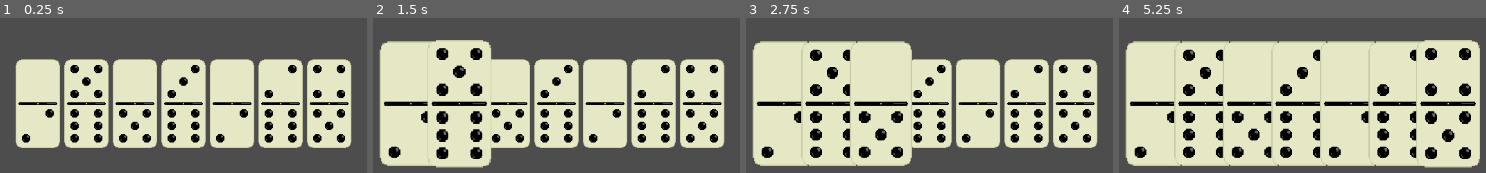
Above: before the commit, frames 1-4 (left to right).
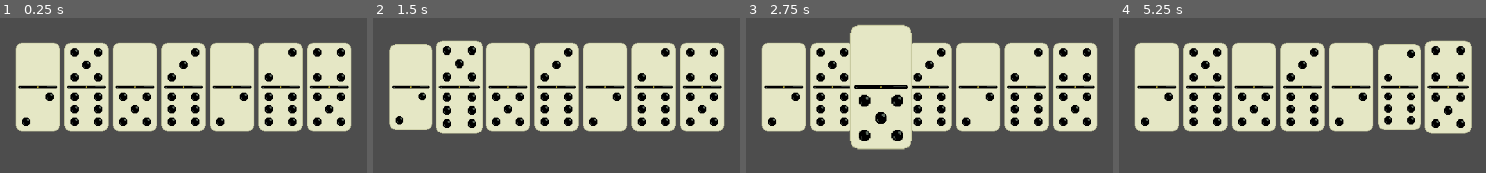
Above: after the commit, the same moments.

Repository: manuel051206/balatro-de-domino
Game: Godot game, scene res://_Scenes/Mesa.tscn
The game is run twice, just before and just after one commit, with the same random seed, the same clock (stepped at 60 frames per second) and the same inputs. Before the commit the project starts from res://_Scenes/MiMano.tscn.
Inputs (mouse positions are in pixels of both pictures, inside the frame that each line leads up to):
- Up to frame 1 (0.25 s): no input
- Up to frame 2 (1.5 s): tap Enter at 0.5 s; move the mouse to (409, 103) at 0.52 s; click (409, 103) at 0.67 s; tap Space at 1.25 s; move the mouse to (461, 103) at 1.27 s; click (461, 103) at 1.42 s
- Up to frame 3 (2.75 s): tap Enter at 2 s; move the mouse to (881, 103) at 2.02 s; click (881, 103) at 2.17 s
- Up to frame 4 (5.25 s): tap Space at 2.75, 4.25 s; move the mouse to (1302, 103) at 2.77 s; click (1302, 103) at 2.92 s; tap Enter at 3.5 s; move the mouse to (1350, 103) at 3.52 s; click (1350, 103) at 3.67 s; move the mouse to (1397, 103) at 4.27 s; click (1397, 103) at 4.42 s; move the mouse to (1449, 103) at 5.02 s; click (1449, 103) at 5.17 s

The runs differ from the first frame. In frame 1, 29% of the frame differs, in the area x 4-96%, y 16-84%; in frame 2, 35%; in frame 3, 35%; in frame 4, 45%, in the area x 1-99%, y 14-97%.

Commit message:
arreglando bugs y smoothing things out

Diff:
--- a/_Scenes/Ficha.tscn
+++ b/_Scenes/Ficha.tscn
@@ -5,7 +5,7 @@
 [sub_resource type="RectangleShape2D" id="RectangleShape2D_asnbu"]
 size = Vector2(64, 128)
 
-[node name="MiPrimerDomino" type="Area2D" unique_id=351979873]
+[node name="Ficha" type="Area2D" unique_id=351979873]
 script = ExtResource("1_8u3td")
 aumento_seleccion = 40.0
 
--- a/_Scenes/Main.tscn
+++ /dev/null
@@ -1,3 +0,0 @@
-[gd_scene format=3 uid="uid://k0pv3b6i88b7"]
-
-[node name="Main" type="Node2D" unique_id=1649123061]
--- /dev/null
+++ b/_Scenes/Mesa.tscn
@@ -0,0 +1,9 @@
+[gd_scene format=3 uid="uid://k0pv3b6i88b7"]
+
+[ext_resource type="PackedScene" uid="uid://cdy887fyg17a7" path="res://_Scenes/MiMano.tscn" id="1_v7eje"]
+
+[node name="Mesa" type="Node2D" unique_id=1649123061]
+
+[node name="Camera2D" type="Camera2D" parent="." unique_id=951271532]
+
+[node name="MiMano" parent="." unique_id=671859111 instance=ExtResource("1_v7eje")]
--- a/_Scenes/MiMano.tscn
+++ b/_Scenes/MiMano.tscn
@@ -1,6 +1,6 @@
 [gd_scene format=3 uid="uid://cdy887fyg17a7"]
 
-[ext_resource type="Script" uid="uid://dgmw6dp1o5k20" path="res://_Scenes/mi_mano.gd" id="1_xkj0r"]
+[ext_resource type="Script" uid="uid://dgmw6dp1o5k20" path="res://_Scripts/mi_mano.gd" id="1_xkj0r"]
 [ext_resource type="PackedScene" uid="uid://bff5ydu7g1erj" path="res://_Scenes/Ficha.tscn" id="2_1r63y"]
 
 [node name="MiMano" type="Node2D" unique_id=671859111]
--- a/_Scenes/Principal.tscn
+++ /dev/null
@@ -1,3 +0,0 @@
-[gd_scene format=3 uid="uid://nveokmu73aq5"]
-
-[node name="Node2D" type="Node2D" unique_id=855230522]
--- a/_Scenes/mi_mano.gd
+++ /dev/null
@@ -1,116 +0,0 @@
-extends Node2D
-
-# --- REFERENCIAS ---
-# Esto es una variable "vacía" que espera recibir un archivo .tscn
-@export var escena_ficha: PackedScene
-
-# --- CONFIGURACIÓN ---
-@export var carpeta_imagenes: String = "res://_art"
-@export var separacion_fichas: float = 70.0
-
-# --- ESTADO ---
-# Una lista para llevar la cuenta de los hijos que hemos creado
-var fichas_en_mano: Array = []
-
-func crear_ficha(v1: int, v2: int):
-	# 1. INSTANCIACIÓN (Usar el molde)
-	# Creamos una copia del molde en la Memoria RAM.
-	# Aún NO existe en el juego visualmente. Es un fantasma en la memoria.
-	var nueva_ficha = escena_ficha.instantiate()
-
-	# 2. EL ÁRBOL DE NODOS (Darle vida)
-	# Ahora la agregamos como hija de este nodo (Mano).
-	# En este momento, aparece en la pantalla (probablemente en la esquina 0,0).
-	add_child(nueva_ficha)
-
-	# La guardamos en nuestra lista personal
-	fichas_en_mano.append(nueva_ficha)
-
-	# 3. CARGA DINÁMICA DE RECURSOS (Buscar la imagen)
-	# Construimos el texto: "res://_art" + "/" + "0" + "-" + "1" + ".png"
-	var ruta_imagen = "%s/%d-%d.png" % [carpeta_imagenes, v1, v2]
-
-	# 'load()' va al disco duro, busca el archivo y lo sube a la RAM como Textura.
-	var textura_cargada = load(ruta_imagen)
-
-	# --- CONTROL DE ERRORES (Programación Defensiva) ---
-	# ¿Qué pasa si pides la ficha 9-9 y la imagen no existe? El juego explotaría.
-	# Con esto, evitamos el crash y nos avisa en la consola.
-	if textura_cargada == null:
-		push_error("¡CUIDADO! No encontré la imagen: " + ruta_imagen)
-		return # Abortamos la misión para esta ficha
-
-	# 4. INYECCIÓN DE DEPENDENCIAS
-	# Llamamos a la función 'setup' que creamos en el paso anterior.
-	# Le damos su cerebro (números) y su ropa (textura).
-	nueva_ficha.setup(v1, v2, textura_cargada)
-
-
-
-func organizar_mano():
-	# Si no hay fichas, no hacemos nada (evita dividir por cero o errores)
-	if fichas_en_mano.is_empty():
-		return
-
-	var pantalla_size = get_viewport_rect().size
-	var cantidad_fichas = fichas_en_mano.size()
-
-	# CALCULO DEL ANCHO TOTAL
-	# Imagina que cada ficha está separada 70px.
-	# Si tengo 3 fichas, tengo 2 espacios entre ellas.
-	# Ancho total = (3 - 1) * 70 = 140px de distancia entre la primera y la última.
-	var ancho_total_ocupado = (cantidad_fichas - 1) * separacion_fichas
-
-	# CALCULO DEL PUNTO DE INICIO (El extremo izquierdo)
-	# Centro de pantalla (500) - Mitad del ancho del grupo (70) = 430.
-	# Empezaremos a dibujar en el pixel 430.
-	var inicio_x = (pantalla_size.x / 2) - (ancho_total_ocupado / 2)
-
-	# Altura fija: Un poco arriba del fondo
-	var altura_y = pantalla_size.y - 100
-
-	# BUCLE DE POSICIONAMIENTO
-	# 'i' va a valer 0, luego 1, luego 2...
-	for i in range(cantidad_fichas):
-		var ficha = fichas_en_mano[i]
-
-		# Formula: Posición Inicial + (Número de ficha * Separación)
-		# Ficha 0: 430 + (0 * 70) = 430
-		# Ficha 1: 430 + (1 * 70) = 500 (Justo en el centro)
-		# Ficha 2: 430 + (2 * 70) = 570
-		var nueva_posicion = Vector2(inicio_x + (i * separacion_fichas), altura_y)
-
-		# Le decimos a la ficha: "Esta es tu nueva casa por defecto"
-		ficha.posicionDefault = nueva_posicion
-
-		# Y la movemos ahí inmediatamente
-		ficha.position = nueva_posicion
-
-
-func _ready():
-	generar_mano_inicial()
-
-func generar_mano_inicial():
-	# 1. Limpieza (Por si reiniciamos el juego sin recargar la escena)
-	for hijo in get_children():
-		hijo.queue_free() # queue_free borra el nodo de la memoria de forma segura
-	fichas_en_mano.clear()
-
-	# 2. Bucle de creación (7 veces)
-	for i in range(7):
-		# randi_range(0, 6) tira un dado de 7 caras (0 al 6)
-		var dado1 = randi_range(0, 6)
-		var dado2 = randi_range(0, 6)
-
-		# NORMALIZACIÓN DE DATOS
-		# Tú tienes el archivo "0-1.png", pero NO tienes "1-0.png".
-		# Si el random saca (1, 0), el juego fallaría al buscar la imagen.
-		# Por eso usamos min() y max().
-		# min(1, 0) da 0. max(1, 0) da 1. -> Resultado: 0, 1.
-		var v_min = min(dado1, dado2)
-		var v_max = max(dado1, dado2)
-
-		crear_ficha(v_min, v_max)
-
-	# 3. Una vez creadas todas, las organizamos
-	organizar_mano()
--- a/_Scripts/ficha.gd
+++ b/_Scripts/ficha.gd
@@ -1,126 +1,98 @@
 class_name Ficha extends Area2D
 
-# --- SEÑALES ---
-# Avisamos al juego que esta ficha fue interactuada
+# --- SEÑALES (COMUNICACIÓN) ---
+# click_en_ficha: Se emite al SOLTAR si el movimiento fue corto (< 5px).
 signal click_en_ficha(ficha: Ficha)
-signal soltada_en_posicion(ficha: Ficha)
+# empezando_interaccion: Se emite inmediatamente al PRESIONAR el click.
+signal empezando_interaccion(ficha: Ficha)
 
-# --- CONFIGURACIÓN (Editables en el Inspector) ---
-@export_group("Configuración Visual")
-@export var velocidad_retorno: float = 25.0
+# --- CONFIGURACIÓN VISUAL ---
 @export var escala_base: Vector2 = Vector2(1, 1)
-@export var aumento_seleccion: float = 30.0 # Porcentaje de aumento
+@export var aumento_seleccion: float = 20.0
 
-# --- DATOS DE LA FICHA (Lógica del Dominó) ---
-var valor_izq: int = 6
-var valor_der: int = 6
+# --- DATOS Y ESTADO ---
+var valor_izq: int = -1
+var valor_der: int = -1
+var seleccionado: bool = false
+var posicionDefault: Vector2 = Vector2.ZERO # La "casa" a donde vuelve la ficha
 
-# --- ESTADO INTERNO ---
+# Variables para lógica de arrastre
 var arrastrando: bool = false
-var seleccionado: bool = false
-var offset: Vector2 = Vector2.ZERO # el offset va a ser (0,0) al empezar.
-var posicionDefault: Vector2 = Vector2.ZERO
-var posicion_inicial_click: Vector2 = Vector2.ZERO # Guardará dónde estaba la ficha cuando hiciste clic
+var offset_mouse: Vector2 = Vector2.ZERO
+var posicion_inicio_click: Vector2 = Vector2.ZERO
 
-@onready var sprite: Sprite2D = $Sprite # Asumiendo que tienes un Sprite2D hijo
+@onready var sprite: Sprite2D = $Sprite
 
 func _ready():
-	# Si no se ha definido una posición externa, usamos la actual
-	if posicionDefault == Vector2.ZERO:
-		posicionDefault = position
-
 	scale = escala_base
 
-	var pantalla = get_viewport_rect().size #calcular el tamaÑo de la pantalla
+# Inicializador (Constructor manual)
+func setup(v1, v2, tex):
+	valor_izq = v1
+	valor_der = v2
+	if sprite: sprite.texture = tex
+	name = "Ficha_%d_%d" % [valor_izq, valor_der] # Nombre útil para debug
 
-
-	#calcular coordenadas
-
-	position = Vector2(pantalla.x/2, pantalla.y - 150)
-
-	posicionDefault = position
-
-
-
-
-
-# Función para inyectar datos (Como vimos en el paso anterior)
-func setup(v_izq: int, v_der: int, textura: Texture2D):
-	valor_izq = v_izq
-	valor_der = v_der
-	if sprite:
-		sprite.texture = textura
-	# Ajustamos el nombre para facilitar el debug
-	name = "Ficha_%d_%d" % [valor_izq, valor_der]
-
-# Tu función auxiliar (Tipada para mejorar rendimiento)
-func Porcentaje(porciento: float, numero: float) -> float:
-	var resultado = numero * (porciento * 0.01)
-	return resultado
-
+# --- BUCLE FÍSICO (FRAME A FRAME) ---
 func _process(delta):
 	if arrastrando:
-		# Mover con el mouse
-		global_position = get_global_mouse_position() - offset
+		# Si el mouse la tiene agarrada, sigue al mouse directamente.
+		global_position = get_global_mouse_position() - offset_mouse
 	else:
-		# Efecto magnético de retorno (Lerp)
-		global_position = global_position.lerp(posicionDefault, velocidad_retorno * delta)
+		# Si está libre, vuelve flotando a su posición asignada (Efecto magnético).
+		# Usamos 'lerp' para interpolación suave.
+		global_position = global_position.lerp(posicionDefault, 25.0 * delta)
 
-# Esta función maneja el cambio visual SOLO cuando es necesario (Event Driven)
-func actualizar_visuales():
-	# LOGICA VISUAL UNIFICADA:
-	if seleccionado or arrastrando:
-		# Usamos create_tween para animaciones suaves (Juice tipo Balatro)
-		var tween = create_tween().set_trans(Tween.TRANS_BACK).set_ease(Tween.EASE_OUT)
-		var nueva_escala_x = escala_base.x + Porcentaje(aumento_seleccion, escala_base.x)
-		var nueva_escala_y = escala_base.y + Porcentaje(aumento_seleccion, escala_base.y)
+# --- FUNCIONES VISUALES (LLAMADAS POR LA MANO) ---
+func seleccionar():
+	seleccionado = true
+	z_index = 10 # Traer al frente
+	animar_escala(escala_base * (1 + (aumento_seleccion/100.0)))
 
-		# Animamos la escala en 0.1 segundos
-		tween.tween_property(self, "scale", Vector2(nueva_escala_x, nueva_escala_y), 0.1)
-		z_index = 10 # Traer al frente
-	else:
-		# Volver a la normalidad
-		var tween = create_tween().set_trans(Tween.TRANS_SPRING).set_ease(Tween.EASE_OUT)
-		tween.tween_property(self, "scale", escala_base, 0.2)
-		z_index = 0 # volver a la capa default
+func deseleccionar():
+	seleccionado = false
+	z_index = 0
+	animar_escala(escala_base)
 
+# Animación suave usando Tweens (Evita cambios bruscos de tamaño)
+func animar_escala(objetivo: Vector2):
+	var tween = create_tween().set_trans(Tween.TRANS_BACK).set_ease(Tween.EASE_OUT)
+	tween.tween_property(self, "scale", objetivo, 0.1)
 
+# --- DETECCIÓN DE INPUT (MOUSE) ---
 func _input_event(_viewport, event, _shape_idx):
-	if event is InputEventMouseButton:
-		if event.button_index == MOUSE_BUTTON_LEFT:
+	if event is InputEventMouseButton and event.button_index == MOUSE_BUTTON_LEFT:
 
-			# CUANDO PRESIONAS (DOWN)
-			if event.pressed:
-				arrastrando = true
+		# 1. AL PRESIONAR (DOWN)
+		if event.pressed:
+			arrastrando = true
+			posicion_inicio_click = global_position # Guardamos foto del inicio
+			offset_mouse = get_global_mouse_position() - global_position
+			z_index = 20 # Prioridad máxima visual mientras arrastras
 
-				# Guardamos la posición exacta al momento de dar click
-				posicion_inicial_click = global_position
+			# AVISO IMPORTANTE: "¡Me están tocando!" (Para que la Mano deseleccione otras)
+			empezando_interaccion.emit(self)
 
-				# basicamente el offset sera: posicion mouse - posicion ficha
-				offset = get_global_mouse_position() - global_position
+			animar_escala(escala_base * 1.05) # Pequeño feedback visual
 
-				actualizar_visuales() # Actualizamos aspecto
-				print("Click Presionado en ", name)
+		# 2. AL SOLTAR (UP)
+		else:
+			arrastrando = false
+			z_index = 10 if seleccionado else 0
 
-			# CUANDO SUELTAS (UP)
+			# Calculamos si fue un Arrastre o un Clic
+			var distancia = global_position.distance_to(posicion_inicio_click)
+
+			if distancia < 5.0:
+				# Si movió el mouse menos de 5px, asumimos que quería seleccionar.
+				click_en_ficha.emit(self)
 			else:
-				arrastrando = false
+				# Si movió más, fue un arrastre. No emitimos click.
+				# (Aquí la ficha volverá sola a su sitio gracias a _process)
+				pass
 
-				# Calculamos cuánto se movió la ficha desde que hiciste click hasta que soltaste.
-				var distancia_movida = global_position.distance_to(posicion_inicial_click)
-
-				# Si se movió menos de 5 píxeles, asumimos que fue un CLIC DE SELECCIÓN
-				if distancia_movida < 5:
-					# Interruptor: Si era false se vuelve true, si era true se vuelve false.
-					seleccionado = not seleccionado
-
-					# AVISAMOS AL JUEGO
-					click_en_ficha.emit(self)
-					print("Ficha Seleccionada/Deseleccionada")
-
-				# Si se movió más de 5 píxeles, fue un ARRASTRE.
-				else:
-					soltada_en_posicion.emit(self)
-					print("Ficha Arrastrada y Soltada")
-
-				actualizar_visuales() # Actualizamos aspecto al soltar
+			# Restauramos tamaño según si quedó seleccionada o no
+			if not seleccionado:
+				animar_escala(escala_base)
+			else:
+				animar_escala(escala_base * (1 + (aumento_seleccion/100.0)))
--- /dev/null
+++ b/_Scripts/mi_mano.gd
@@ -0,0 +1,103 @@
+extends Node2D
+
+# --- CONFIGURACIÓN Y REFERENCIAS ---
+# 'escena_ficha': Es el molde (.tscn) que usaremos para crear copias de las fichas.
+@export var escena_ficha: PackedScene
+@export var carpeta_imagenes: String = "res://_art"
+@export var separacion_fichas: float = 70.0
+
+# --- ESTADO DE LA MANO ---
+# 'fichas_en_mano': Lista para llevar el control de los objetos creados.
+# 'ficha_seleccionada_actual': Referencia única para saber cuál ficha está activa.
+var fichas_en_mano: Array = []
+var ficha_seleccionada_actual: Ficha = null
+
+func _ready():
+	generar_mano_inicial()
+
+# --- GENERACIÓN DE FICHAS ---
+# Limpia la mesa y genera 7 fichas nuevas con valores aleatorios.
+func generar_mano_inicial():
+	# 1. Limpieza: Borramos fichas anteriores visualmente y de la memoria.
+	for hijo in get_children():
+		hijo.queue_free()
+	fichas_en_mano.clear()
+	ficha_seleccionada_actual = null
+
+	# 2. Creación: Generamos valores aleatorios (0-6).
+	for i in range(7):
+		var a = randi_range(0, 6)
+		var b = randi_range(0, 6)
+		# Usamos min/max para asegurar que siempre pedimos la imagen "0-1" y no "1-0".
+		crear_ficha(min(a,b), max(a,b))
+
+	# 3. Orden: Una vez creadas, las acomodamos en pantalla.
+	organizar_mano()
+
+# --- FÁBRICA DE FICHAS ---
+# Instancia la ficha, carga su textura dinámica y conecta las señales.
+func crear_ficha(v1: int, v2: int):
+	var nueva_ficha = escena_ficha.instantiate()
+	add_child(nueva_ficha)
+	fichas_en_mano.append(nueva_ficha)
+
+	# Carga dinámica de recursos (Strings formateados para la ruta)
+	var ruta = "%s/%d-%d.png" % [carpeta_imagenes, v1, v2]
+	var tex = load(ruta)
+	if tex: nueva_ficha.setup(v1, v2, tex)
+
+	# CONEXIÓN DE SEÑALES (El "Sistema Nervioso")
+	# Escuchamos dos eventos:
+	# 1. click_en_ficha: Cuando el jugador hace un clic rápido (soltar).
+	nueva_ficha.click_en_ficha.connect(_on_ficha_click)
+	# 2. empezando_interaccion: Apenas el jugador pone el dedo encima (presionar).
+	nueva_ficha.empezando_interaccion.connect(_on_ficha_interactuada)
+
+# --- MATEMÁTICAS DE POSICIONAMIENTO ---
+# Calcula la posición de cada ficha para centrarlas respecto a la Cámara (0,0).
+func organizar_mano():
+	if fichas_en_mano.is_empty(): return
+
+	var cantidad = fichas_en_mano.size()
+	# Calculamos el ancho total del abanico de fichas
+	var ancho_total = (cantidad - 1) * separacion_fichas
+
+	# El punto de inicio es la mitad del ancho hacia la izquierda (negativo)
+	var inicio_x = - (ancho_total / 2)
+	var altura_y = 200.0
+
+	for i in range(cantidad):
+		var ficha = fichas_en_mano[i]
+		# Asignamos su posición ideal (posicionDefault) para que la ficha sepa dónde volver
+		var pos_x = inicio_x + (i * separacion_fichas)
+		ficha.posicionDefault = Vector2(pos_x, altura_y)
+		ficha.position = ficha.posicionDefault
+
+# --- LÓGICA DE CONTROL Y SELECCIÓN ---
+
+# EVENTO 1: Interacción Inmediata (Al presionar/arrastrar)
+# Objetivo: Si toco una ficha nueva, olvidar inmediatamente la anterior.
+func _on_ficha_interactuada(ficha_tocada: Ficha):
+	if ficha_seleccionada_actual != null and ficha_seleccionada_actual != ficha_tocada:
+		ficha_seleccionada_actual.deseleccionar()
+		ficha_seleccionada_actual = null
+
+# EVENTO 2: Clic Confirmado (Al soltar rápido)
+# Objetivo: Decidir si seleccionamos o deseleccionamos la ficha actual.
+func _on_ficha_click(ficha_tocada: Ficha):
+
+	# Caso A: Toqué la misma que ya tenía -> La apago (Deseleccionar).
+	if ficha_seleccionada_actual == ficha_tocada:
+		ficha_tocada.deseleccionar()
+		ficha_seleccionada_actual = null
+		return
+
+	# Caso B: Es una nueva selección.
+	# (Nota: La limpieza de la anterior ya ocurrió en el evento de interacción,
+	# pero reforzamos la deselección aquí por seguridad).
+	if ficha_seleccionada_actual != null:
+		ficha_seleccionada_actual.deseleccionar()
+
+	# Encendemos la nueva
+	ficha_tocada.seleccionar()
+	ficha_seleccionada_actual = ficha_tocada
--- a/project.godot
+++ b/project.godot
@@ -11,7 +11,7 @@
 [application]
 
 config/name="Balatro de domino"
-run/main_scene="uid://cdy887fyg17a7"
+run/main_scene="uid://k0pv3b6i88b7"
 config/features=PackedStringArray("4.6", "Forward Plus")
 config/icon="res://icon.svg"
 
Renamed: _Scenes/mi_mano.gd.uid -> _Scripts/mi_mano.gd.uid
